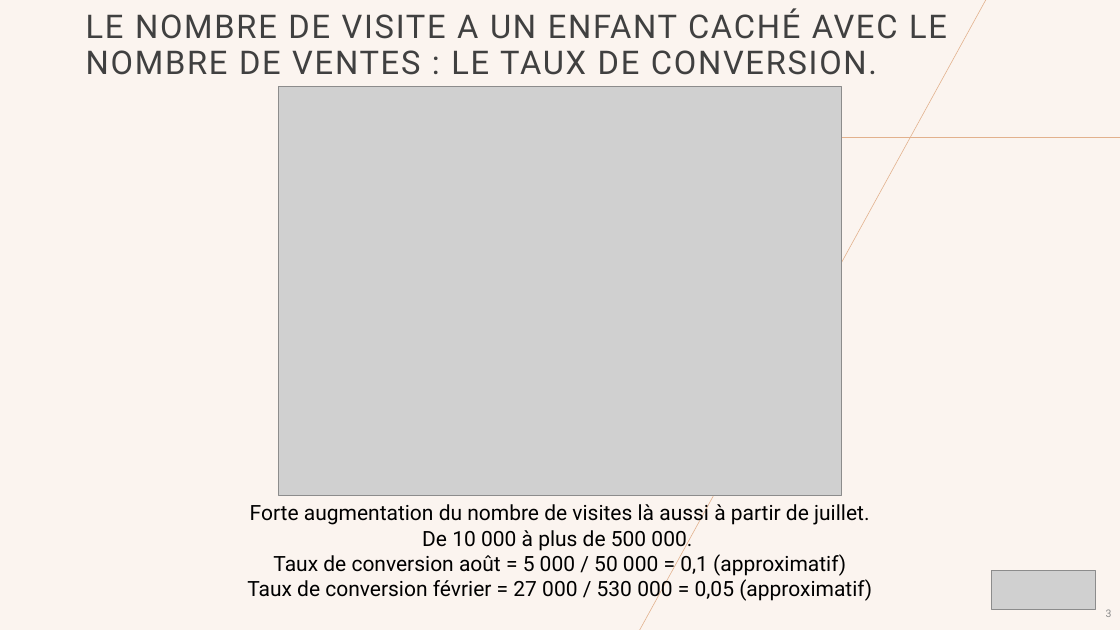
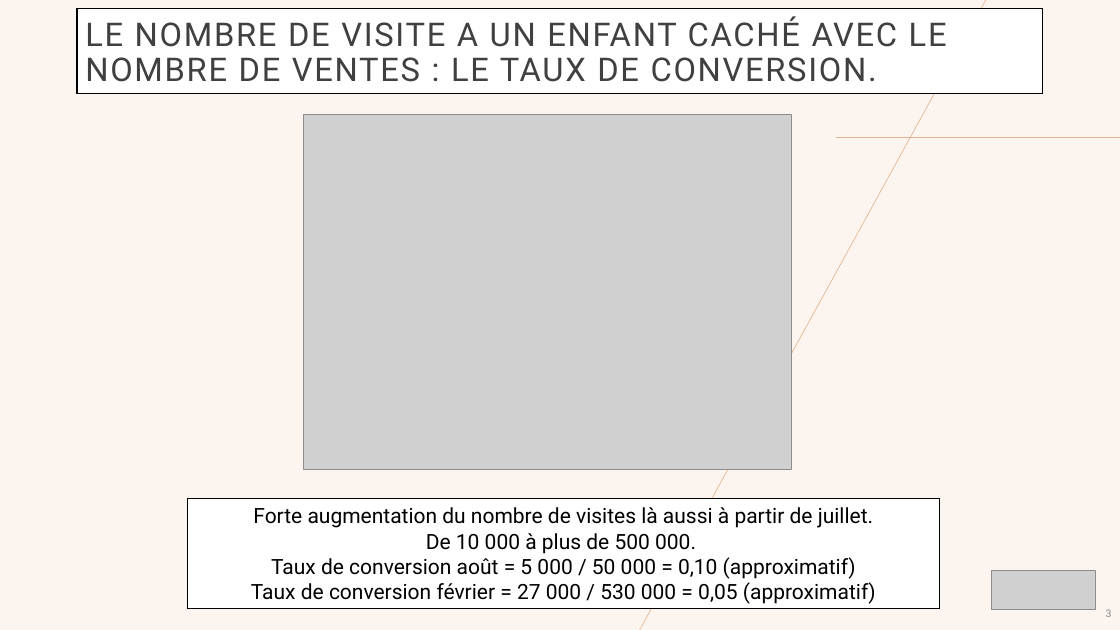
Before and after one commit to ziedbelhocine/Cours-OC, a slide deck: slide 3 of Data_Analyst/Projet_2/rapport mensuel des actions marketing2.pptx. Drawn at 1120x630 pixels with LibreOffice and Linux fonts; fonts in the diff are those of the drawing; grey boxes stand for pictures; background and template pictures are left out. Boxes give left, top, right and bottom in pixels: in the first picture for what was removed or moved away, otherwise in the second. Text is boxed around its words. In the diff, an @@ line names an element or a change of style, - is before the commit and + after.

```diff
--- a/Data_Analyst/Projet_2/rapport mensuel des actions marketing2.pptx
+++ b/Data_Analyst/Projet_2/rapport mensuel des actions marketing2.pptx
@@ rectangle "LE NOMBRE DE VISITE A ...": place and size @@
-rectangle "LE NOMBRE DE VISITE A ..." at [86,9,947,75]
+rectangle "LE NOMBRE DE VISITE A ..." at [77,8,1044,93]
@@ rectangle "LE NOMBRE DE VISITE A ..." at [77,8,1044,93]: fill none to #FFFFFF; outline none to #000000 1 pt @@
@@ picture: place and size @@
-picture at [279,87,842,496]
+picture at [303,115,791,470]
@@ rectangle "Forte augmentation du nombre de ..." at [188,499,940,609]: fill none to #FFFFFF; outline none to #000000 1 pt @@
@@ rectangle "Forte augmentation du nombre de ...": place and size @@
-rectangle "Forte augmentation du nombre de ..." at [247,504,872,602]
+rectangle "Forte augmentation du nombre de ..." at [188,499,940,609]
@@ text in rectangle at [271,557,856,579]: text changed @@
-Taux de conversion août = 5 000 / 50 000 = 0,1 (approximatif)
+Taux de conversion août = 5 000 / 50 000 = 0,10 (approximatif)
@@ page number added at [791,584,1044,618], 9 pt, text #8C8C8C @@
+3
```
Also in this commit, not shown: 4 other slides changed, 1 other file.
